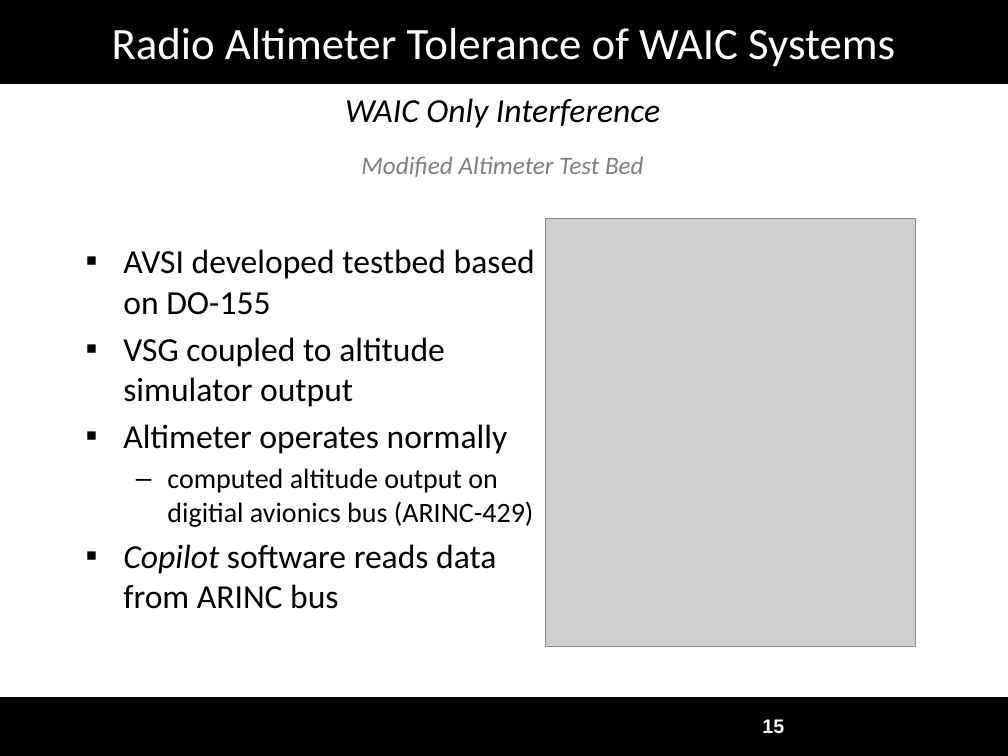
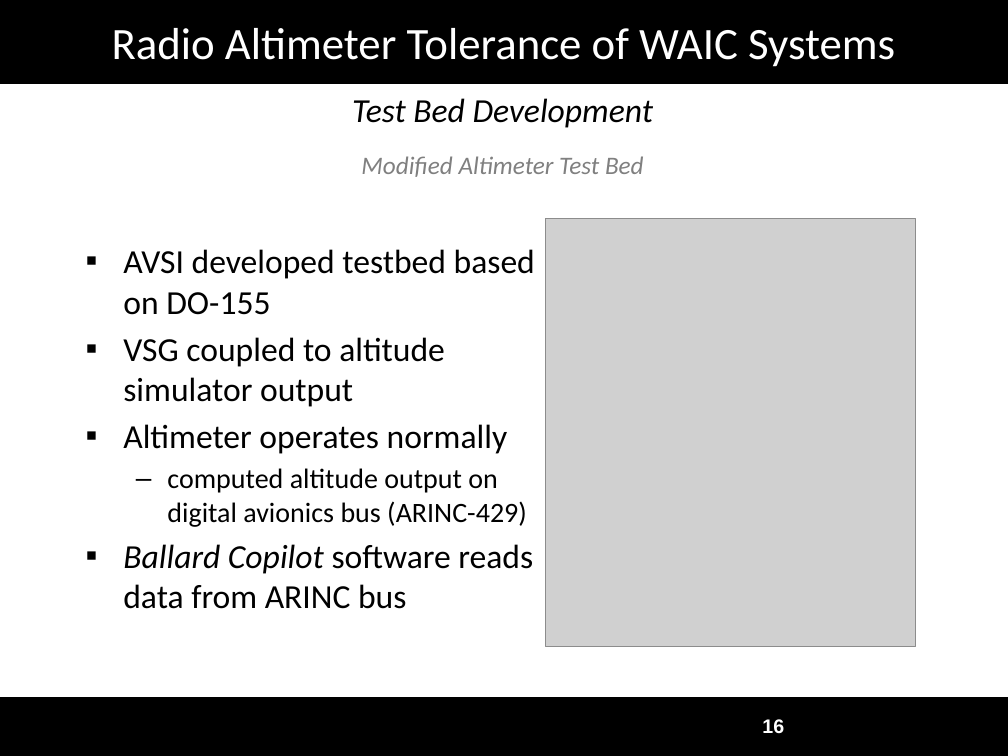
Before and after one commit to joshruff/masters_thesis, a slide deck: slide 16 of data/Defense_Presentation.pptx (slide 15 before the commit). Drawn at 1008x756 pixels with LibreOffice and Linux fonts; fonts in the diff are those of the drawing; grey boxes stand for pictures; background and template pictures are left out. Boxes give left, top, right and bottom in pixels: in the first picture for what was removed or moved away, otherwise in the second. Text is boxed around its words. In the diff, an @@ line names an element or a change of style, - is before the commit and + after.

```diff
--- a/data/Defense_Presentation.pptx
+++ b/data/Defense_Presentation.pptx
@@ text at bbox=[352, 98, 653, 128]: text changed @@
-WAIC Only Interference
+Test Bed Development
@@ text at bbox=[123, 468, 533, 609]: text changed @@
-  – computed altitude output on digitial avionics bus (ARINC-429)
-▪ Copilot software reads data from ARINC bus
+  – computed altitude output on digital avionics bus (ARINC-429)
+▪ Ballard Copilot software reads data from ARINC bus
@@ page number at bbox=[762, 719, 784, 734]: text changed @@
-15
+16
```
Also in this commit, not shown: 38 other slides changed, 3 slides added, 1 slide removed, 3 other files.
